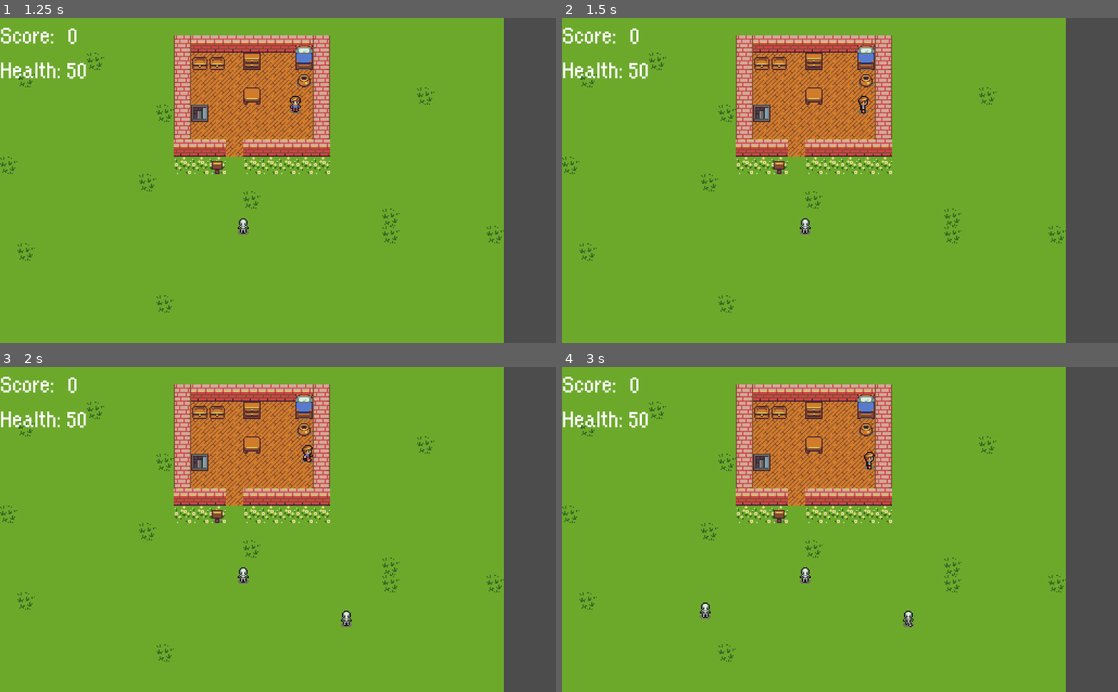
Above: before the commit, frames 1-4 (two rows, left to right).
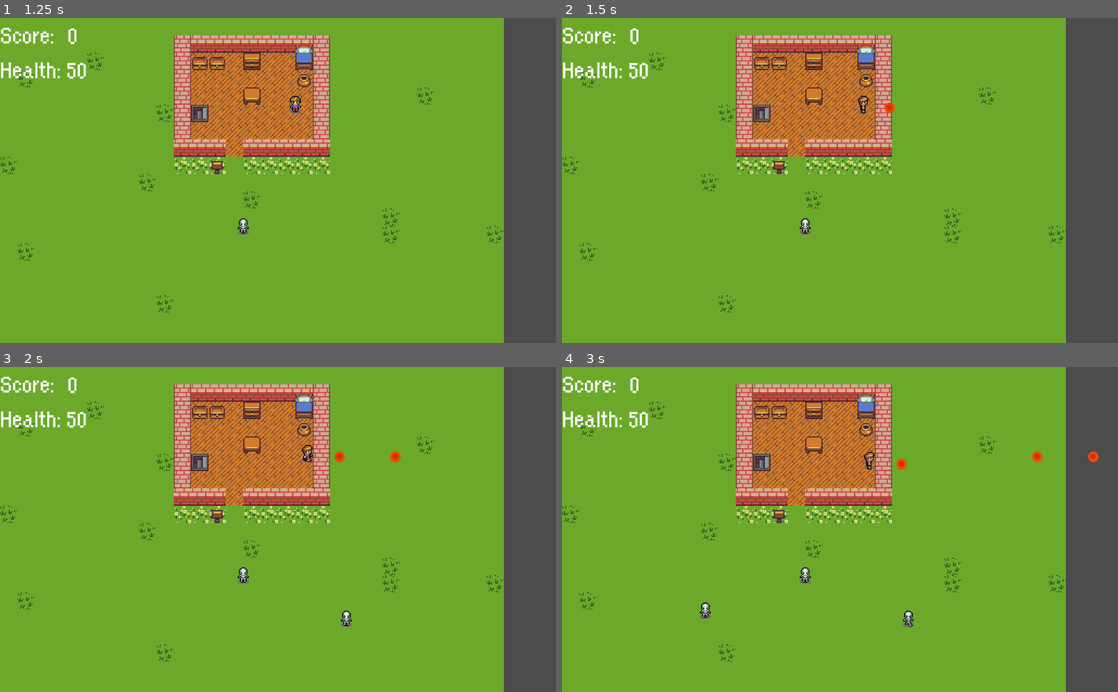
Above: after the commit, the same moments.

Repository: konsvasi/zombie_defender
Game: Godot game, scene res://Scenes/World.tscn
Two runs of this game, one before a commit and one after it. Both use one fixed random seed, a clock stepped at 60 frames per second and the inputs below.
Inputs:
- Up to frame 1 (1.25 s): click "Start" at 0.5 s
- Up to frame 2 (1.5 s): tap Enter at 1.25 s; hold Right (ui_right) from 1.28 s (still down); hold Space (shoot, bound only after the commit) from 1.28 s (still down)
- Up to frame 3 (2 s): keep holding Right (ui_right); keep holding Space (shoot, bound only after the commit)
- Up to frame 4 (3 s): release Right (ui_right) at 2.03 s; release Space (shoot, bound only after the commit) at 2.03 s; hold Down (ui_down) 2.03-2.78 s; tap Space (shoot, bound only after the commit) at 2.1 s; hold Right (ui_right) from 2.78 s (still down); hold Space (shoot, bound only after the commit) from 2.78 s (still down)

Frame 1 is identical in both runs. In frame 2, less than 0.1% of the frame differs, in the area x 58-60%, y 25-30%; in frame 3, 0.1%; in frame 4, 0.2%, in the area x 60-97%, y 25-32%.

Commit message:
Projectile shooting wip

Diff:
--- /dev/null
+++ b/Scenes/Particle.gd
@@ -0,0 +1,16 @@
+extends Area2D
+
+const PROJECTILE_SPEED = 250
+export(Vector2) var motion
+
+func _ready():
+	set_process(true)
+
+func _process(delta):
+	if motion == Vector2(0,0):
+		motion = Vector2(0,1)
+	set_position(get_position() + motion * delta * PROJECTILE_SPEED)
+
+func _on_VisibilityNotifier2D_screen_exited():
+	print("Exited screen")
+	queue_free()
--- /dev/null
+++ b/Scenes/Particle.tscn
@@ -0,0 +1,95 @@
+[gd_scene load_steps=5 format=2]
+
+[ext_resource path="res://Scenes/Particle.gd" type="Script" id=1]
+[ext_resource path="res://Images/flare.png" type="Texture" id=2]
+
+[sub_resource type="CircleShape2D" id=1]
+
+custom_solver_bias = 0.0
+radius = 10.0
+
+[sub_resource type="ParticlesMaterial" id=2]
+
+render_priority = 0
+trail_divisor = 1
+emission_shape = 0
+flag_align_y = false
+flag_rotate_y = false
+flag_disable_z = true
+spread = 180.0
+flatness = 0.0
+gravity = Vector3( 0, 0, 0 )
+initial_velocity = 1.0
+initial_velocity_random = 0.0
+angular_velocity = 7.69313e-43
+angular_velocity_random = 0.0
+orbit_velocity = 0.0
+orbit_velocity_random = 0.0
+linear_accel = 0.0
+linear_accel_random = 0.0
+radial_accel = 0.0
+radial_accel_random = 0.0
+tangential_accel = 0.0
+tangential_accel_random = 0.0
+damping = 0.0
+damping_random = 0.0
+angle = 180.0
+angle_random = 0.0
+scale = 1.0
+scale_random = 0.0
+color = Color( 1, 1, 1, 1 )
+hue_variation = 0.0
+hue_variation_random = 0.0
+anim_speed = 0.0
+anim_speed_random = 0.0
+anim_offset = 0.0
+anim_offset_random = 0.0
+anim_loop = false
+_sections_unfolded = [ "Angle", "Color", "Damping", "Emission Shape", "Flags", "Gravity", "Hue Variation", "Initial Velocity", "Linear Accel", "Orbit Velocity", "Radial Accel", "Scale", "Spread", "Tangential Accel", "Trail" ]
+
+[node name="Area2D" type="Area2D"]
+
+input_pickable = true
+gravity_vec = Vector2( 0, 1 )
+gravity = 98.0
+linear_damp = 0.1
+angular_damp = 1.0
+audio_bus_override = false
+audio_bus_name = "Master"
+script = ExtResource( 1 )
+_sections_unfolded = [ "Transform" ]
+motion = null
+
+[node name="CollisionShape2D" type="CollisionShape2D" parent="." index="0"]
+
+shape = SubResource( 1 )
+
+[node name="Particles2D" type="Particles2D" parent="." index="1"]
+
+modulate = Color( 0.960938, 0.934838, 0.292786, 1 )
+self_modulate = Color( 0.96875, 0.34436, 0.34436, 1 )
+emitting = true
+amount = 5
+lifetime = 0.5
+one_shot = false
+preprocess = 0.0
+speed_scale = 1.5
+explosiveness = 0.0
+randomness = 0.0
+fixed_fps = 0
+fract_delta = true
+visibility_rect = Rect2( -100, -100, 200, 200 )
+local_coords = true
+draw_order = 0
+process_material = SubResource( 2 )
+texture = ExtResource( 2 )
+normal_map = null
+h_frames = 1
+v_frames = 1
+_sections_unfolded = [ "Drawing", "Material", "Pause", "Process Material", "Textures", "Time", "Transform", "Visibility", "Z Index" ]
+
+[node name="VisibilityNotifier2D" type="VisibilityNotifier2D" parent="." index="2"]
+
+rect = Rect2( -10, -10, 20, 20 )
+
+[connection signal="screen_exited" from="VisibilityNotifier2D" to="." method="_on_VisibilityNotifier2D_screen_exited"]
--- a/Scenes/Player.tscn
+++ b/Scenes/Player.tscn
@@ -1,13 +1,13 @@
 [gd_scene load_steps=16 format=2]
 
 [ext_resource path="res://Scripts/Player.gd" type="Script" id=1]
-[ext_resource path="res://Tilesets/walk_down_1.png" type="Texture" id=2]
-[ext_resource path="res://Tilesets/walk_right_1.png" type="Texture" id=3]
-[ext_resource path="res://Tilesets/walk_right_2.png" type="Texture" id=4]
-[ext_resource path="res://Tilesets/walk_right_3.png" type="Texture" id=5]
-[ext_resource path="res://Tilesets/walk_left_1.png" type="Texture" id=6]
-[ext_resource path="res://Tilesets/walk_left_2.png" type="Texture" id=7]
-[ext_resource path="res://Tilesets/walk_left_3.png" type="Texture" id=8]
+[ext_resource path="res://Tilesets/walk_right_1.png" type="Texture" id=2]
+[ext_resource path="res://Tilesets/walk_right_2.png" type="Texture" id=3]
+[ext_resource path="res://Tilesets/walk_right_3.png" type="Texture" id=4]
+[ext_resource path="res://Tilesets/walk_left_1.png" type="Texture" id=5]
+[ext_resource path="res://Tilesets/walk_left_2.png" type="Texture" id=6]
+[ext_resource path="res://Tilesets/walk_left_3.png" type="Texture" id=7]
+[ext_resource path="res://Tilesets/walk_down_1.png" type="Texture" id=8]
 [ext_resource path="res://Tilesets/walk_down_2.png" type="Texture" id=9]
 [ext_resource path="res://Tilesets/walk_down_3.png" type="Texture" id=10]
 [ext_resource path="res://Tilesets/walk_up_1.png" type="Texture" id=11]
@@ -17,22 +17,17 @@
 [sub_resource type="SpriteFrames" id=1]
 
 animations = [ {
-"frames": [ ExtResource( 2 ) ],
-"loop": true,
-"name": "idle",
-"speed": 5.0
-}, {
-"frames": [ ExtResource( 3 ), ExtResource( 3 ), ExtResource( 4 ), ExtResource( 5 ) ],
+"frames": [ ExtResource( 2 ), ExtResource( 2 ), ExtResource( 3 ), ExtResource( 4 ) ],
 "loop": true,
 "name": "walk_right",
 "speed": 10.0
 }, {
-"frames": [ ExtResource( 6 ), ExtResource( 7 ), ExtResource( 6 ), ExtResource( 8 ) ],
+"frames": [ ExtResource( 5 ), ExtResource( 6 ), ExtResource( 5 ), ExtResource( 7 ) ],
 "loop": true,
 "name": "walk_left",
 "speed": 10.0
 }, {
-"frames": [ ExtResource( 2 ), ExtResource( 9 ), ExtResource( 2 ), ExtResource( 10 ) ],
+"frames": [ ExtResource( 8 ), ExtResource( 9 ), ExtResource( 8 ), ExtResource( 10 ) ],
 "loop": true,
 "name": "walk_down",
 "speed": 10.0
@@ -41,6 +36,11 @@
 "loop": true,
 "name": "walk_up",
 "speed": 10.0
+}, {
+"frames": [ ExtResource( 8 ) ],
+"loop": true,
+"name": "idle",
+"speed": 5.0
 } ]
 _sections_unfolded = [ "Resource" ]
 
@@ -52,7 +52,6 @@
 
 [node name="Player" type="KinematicBody2D"]
 
-editor/display_folded = true
 position = Vector2( 544, 160 )
 input_pickable = false
 collision_layer = 1
@@ -72,3 +71,21 @@
 [node name="CollisionShape2D" type="CollisionShape2D" parent="." index="1"]
 
 shape = SubResource( 2 )
+
+[node name="Gun" type="Node2D" parent="." index="2"]
+
+_sections_unfolded = [ "Pause" ]
+
+[node name="Position2D" type="Position2D" parent="Gun" index="0"]
+
+position = Vector2( 8.7597, 7.00777 )
+_sections_unfolded = [ "Transform" ]
+
+[node name="ShootTimer" type="Timer" parent="." index="3"]
+
+process_mode = 1
+wait_time = 1.0
+one_shot = false
+autostart = false
+
+[connection signal="timeout" from="ShootTimer" to="." method="_on_ShootTimer_timeout"]
--- a/Scripts/Player.gd
+++ b/Scripts/Player.gd
@@ -3,8 +3,11 @@
 const ACCELERATION = 60
 const SPEED = 55
 var health = 50
+var motion2
 
+onready var shootTimer = $ShootTimer
 
+const PARTICLE_SCENE = preload("res://Scenes/Particle.tscn")
 
 func _physics_process(delta):
 	var motion = Vector2()
@@ -20,9 +23,32 @@
 	if Input.is_action_pressed("ui_right"):
 		motion.x += 1
 		$Sprite.play("walk_right")
+	if Input.is_action_pressed("shoot"):
+		shoot(motion)
 	if motion.length() > 0:
 		motion = motion.normalized() * SPEED
 	else:
 		$Sprite.play("idle")
+	motion2 = motion
+	move_and_slide(motion)
 
-	move_and_slide(motion)
+func shoot(motion):
+	var position = $Gun/Position2D.get_position()
+	createParticle(motion)
+
+func createParticle(motion):
+	if shootTimer.is_stopped():
+		var particle = PARTICLE_SCENE.instance()
+		particle.motion = motion
+		get_parent().add_child(particle)
+		particle.set_position($Gun/Position2D.get_global_position())
+		restartTimer()
+
+func restartTimer():
+	$ShootTimer.set_wait_time(0.5)
+	$ShootTimer.start()
+
+
+func _on_ShootTimer_timeout():
+	print("timer")
+	shootTimer.stop()
--- a/project.godot
+++ b/project.godot
@@ -18,6 +18,11 @@
 
 global="*res://global.gd"
 
+[input]
+
+shoot=[ Object(InputEventKey,"resource_local_to_scene":false,"resource_name":"","device":0,"alt":false,"shift":false,"control":false,"meta":false,"command":false,"pressed":false,"scancode":32,"unicode":0,"echo":false,"script":null)
+ ]
+
 [rendering]
 
 environment/default_environment="res://default_env.tres"
Binary file added: Images/flare.png
Not shown, added: Images/flare.png.import
Binary file added: Images/projectile-symmetric.png
Not shown, added: Images/projectile-symmetric.png.import
